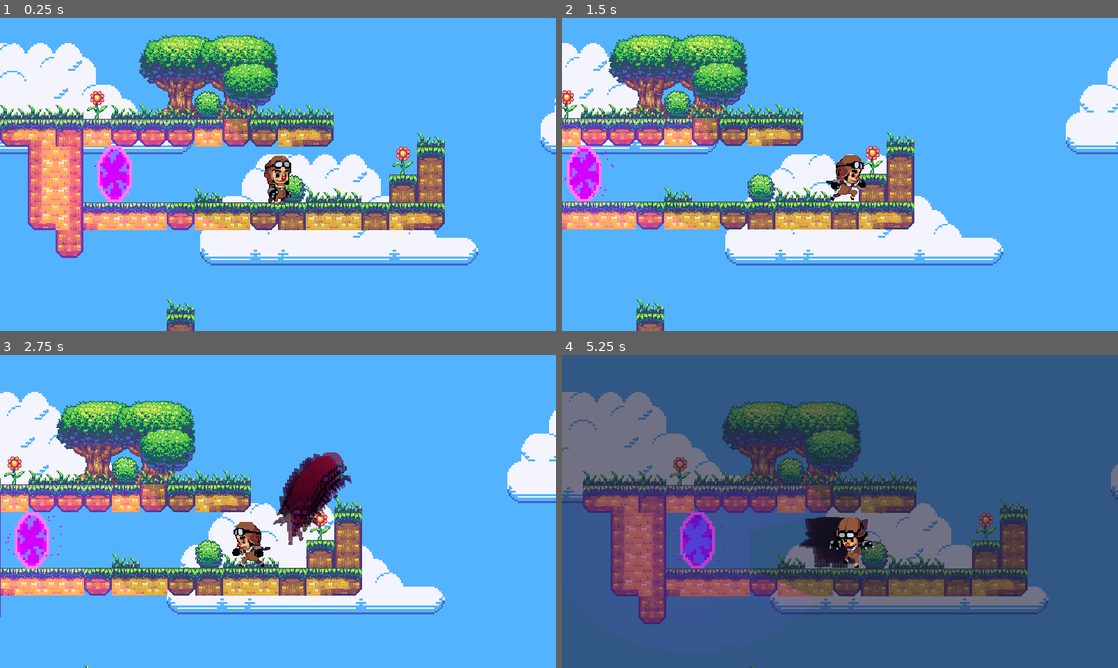
Above: before the commit, frames 1-4 (two rows, left to right).
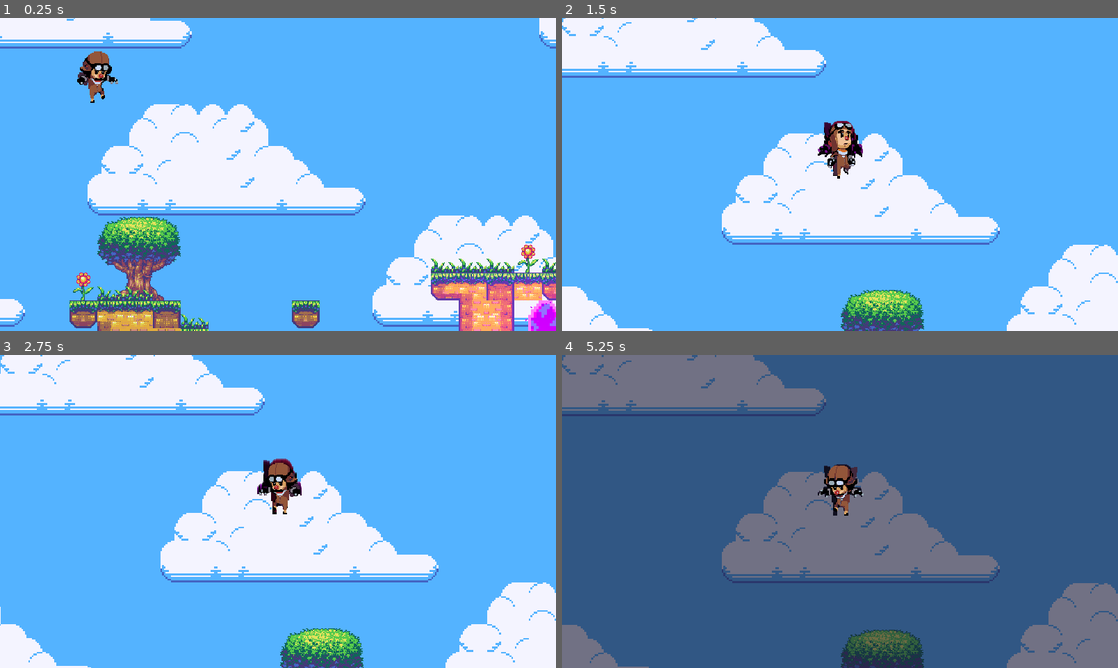
Above: after the commit, the same moments.

Repository: seanlim/zendari
Game: Godot game, scene res://Worlds/Sandbox.tscn
Same seed, same stepped clock (60 frames per second), same inputs: the game is played once before the commit and once after it.
Inputs:
- Up to frame 1 (0.25 s): no input
- Up to frame 2 (1.5 s): hold Shift (player_rewind) 0.53-1.28 s; hold Right (ui_right) from 0.53 s (still down); tap Up (ui_up) at 0.77 s; tap Shift (player_rewind) at 1.35 s
- Up to frame 3 (2.75 s): tap Up (ui_up) at 1.52 s; release Right (ui_right) at 2.03 s; hold Left (ui_left) from 2.03 s (still down); hold Shift (player_rewind) from 2.03 s (still down)
- Up to frame 4 (5.25 s): release Left (ui_left) at 2.78 s; release Shift (player_rewind) at 2.78 s; hold Right (ui_right) 2.78-4.28 s; tap Shift (player_rewind) at 2.85, 4.35 s; tap Up (ui_up) at 3.02, 3.77, 4.52 s; hold Shift (player_rewind) 3.53-4.28 s; hold Left (ui_left) 4.28-5.03 s; hold Right (ui_right) from 5.03 s (still down); hold Shift (player_rewind) from 5.03 s (still down)

The runs differ from the first frame. In frame 1, 54% of the frame differs, in the area x 0-100%, y 0-100%; in frame 2, 39%; in frame 3, 44%; in frame 4, 48%.

Commit message:
Add script for global node

Diff:
--- /dev/null
+++ b/Worlds/Sandbox.gd
@@ -0,0 +1,16 @@
+extends Node
+
+# class member variables go here, for example:
+# var a = 2
+# var b = "textvar"
+
+func _ready():
+	# Called when the node is added to the scene for the first time.
+	# Initialization here
+	pass
+
+func _process(delta):
+	# Called every frame. Delta is time since last frame.
+	# Update game logic here.
+	$Player.position = Vector2(0 ,0)
+	pass
--- a/Worlds/Sandbox.tscn
+++ b/Worlds/Sandbox.tscn
@@ -1,19 +1,22 @@
-[gd_scene load_steps=6 format=2]
+[gd_scene load_steps=7 format=2]
 
-[ext_resource path="res://Components/ParallaxBackground.tscn" type="PackedScene" id=1]
-[ext_resource path="res://Tiles.tres" type="TileSet" id=2]
-[ext_resource path="res://Components/Portal.tscn" type="PackedScene" id=3]
-[ext_resource path="res://Components/Player.tscn" type="PackedScene" id=4]
-[ext_resource path="res://Components/Lever.tscn" type="PackedScene" id=5]
+[ext_resource path="res://Worlds/Sandbox.gd" type="Script" id=1]
+[ext_resource path="res://Components/ParallaxBackground.tscn" type="PackedScene" id=2]
+[ext_resource path="res://Tiles.tres" type="TileSet" id=3]
+[ext_resource path="res://Components/Portal.tscn" type="PackedScene" id=4]
+[ext_resource path="res://Components/Player.tscn" type="PackedScene" id=5]
+[ext_resource path="res://Components/Lever.tscn" type="PackedScene" id=6]
 
 [node name="World" type="Node" index="0"]
 
-[node name="ParallaxBackground" parent="." index="0" instance=ExtResource( 1 )]
+script = ExtResource( 1 )
+
+[node name="ParallaxBackground" parent="." index="0" instance=ExtResource( 2 )]
 
 [node name="TileMap" type="TileMap" parent="." index="1"]
 
 mode = 0
-tile_set = ExtResource( 2 )
+tile_set = ExtResource( 3 )
 cell_size = Vector2( 32, 32 )
 cell_quadrant_size = 16
 cell_custom_transform = Transform2D( 1, 0, 0, 1, 0, 0 )
Not shown: 30 places in Tiles.tres that only renumber resources
Not shown: 1 places in Worlds/Sandbox.tscn that only renumber resources
